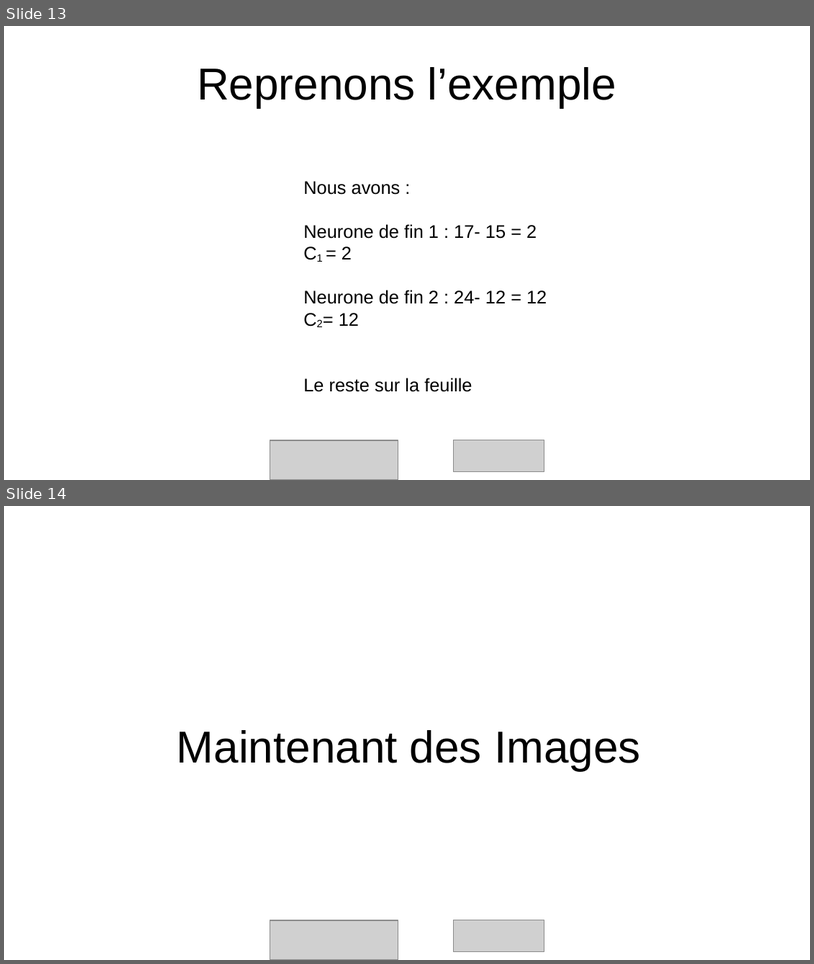
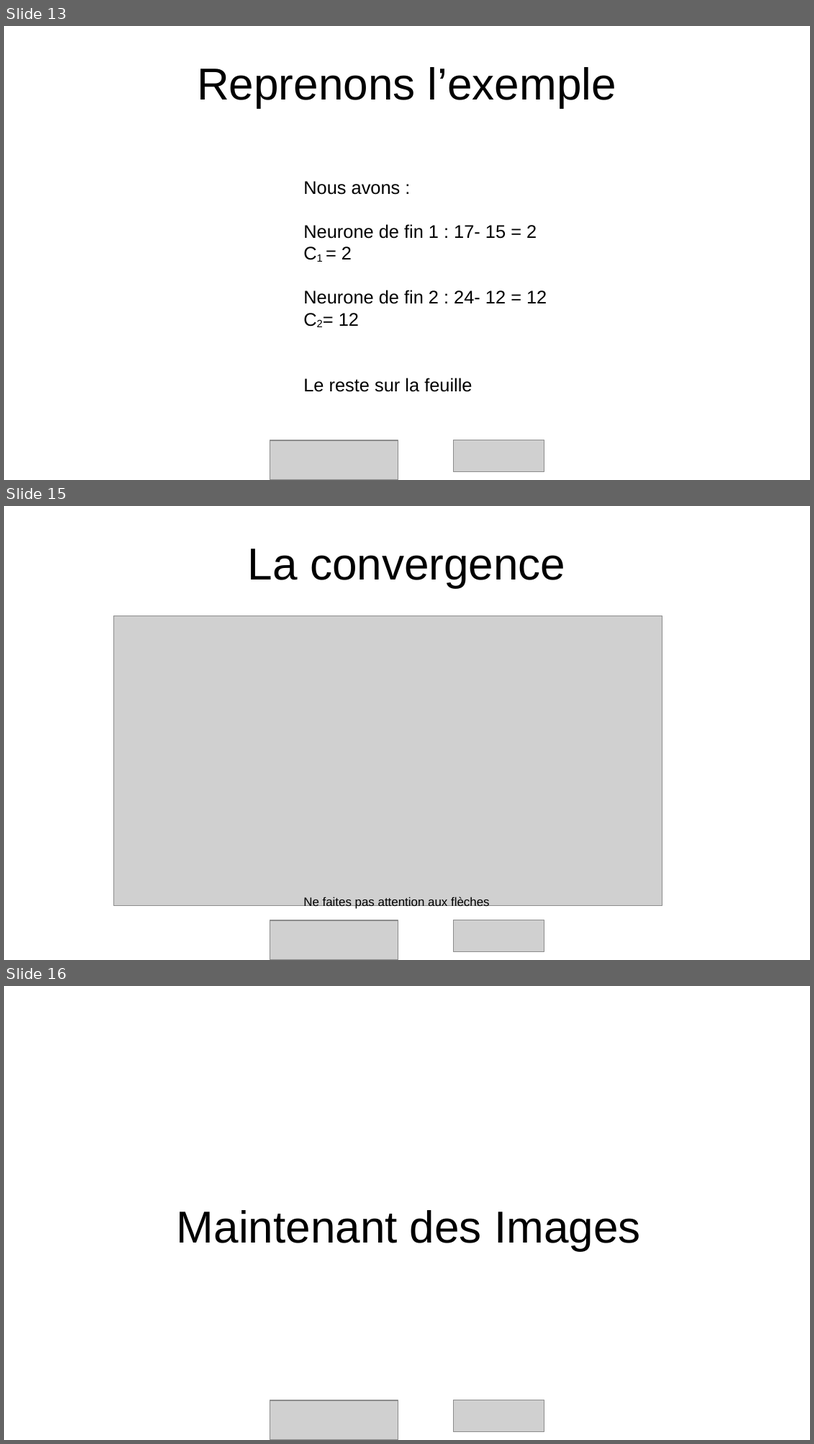
Before and after one commit to Romain-Brg/NN_scheduler_5G, a slide deck: educational_materials/cours_NN.odp. Shown one above the other, each under a label of ours: slides 13 and 14 before the commit, slides 13, 15 and 16 after it; the slides between them are not shown. The pictures are 814x964 and 814x1444 pixels, drawn with LibreOffice and Linux fonts; fonts in the diff are those of the drawing; grey boxes stand for pictures. Boxes give left, top, right and bottom in pixels: in the first picture for what was removed or moved away, otherwise in the second. Text is boxed around its words. In the diff, an @@ line names an element or a change of style, - is before the commit and + after.

```diff
--- a/educational_materials/cours_NN.odp
+++ b/educational_materials/cours_NN.odp
@@ slide 15 added at <box>4,506,810,960</box>, background #FFFFFF @@
@@ title added at <box>248,548,566,587</box>, 44 pt, text #000000 @@
+La convergence
@@ picture added at <box>113,615,663,906</box> @@
@@ text added at <box>304,896,490,908</box>, 12 pt, text #000000 @@
+Ne faites pas attention aux flèches
@@ picture added at <box>270,920,399,960</box> @@
@@ picture added at <box>453,920,544,952</box> @@
@@ what was slide 14 is now slide 16 @@
```
Also in this commit, not shown: 4 slides changed, 1 other slide added, 3 other files.
